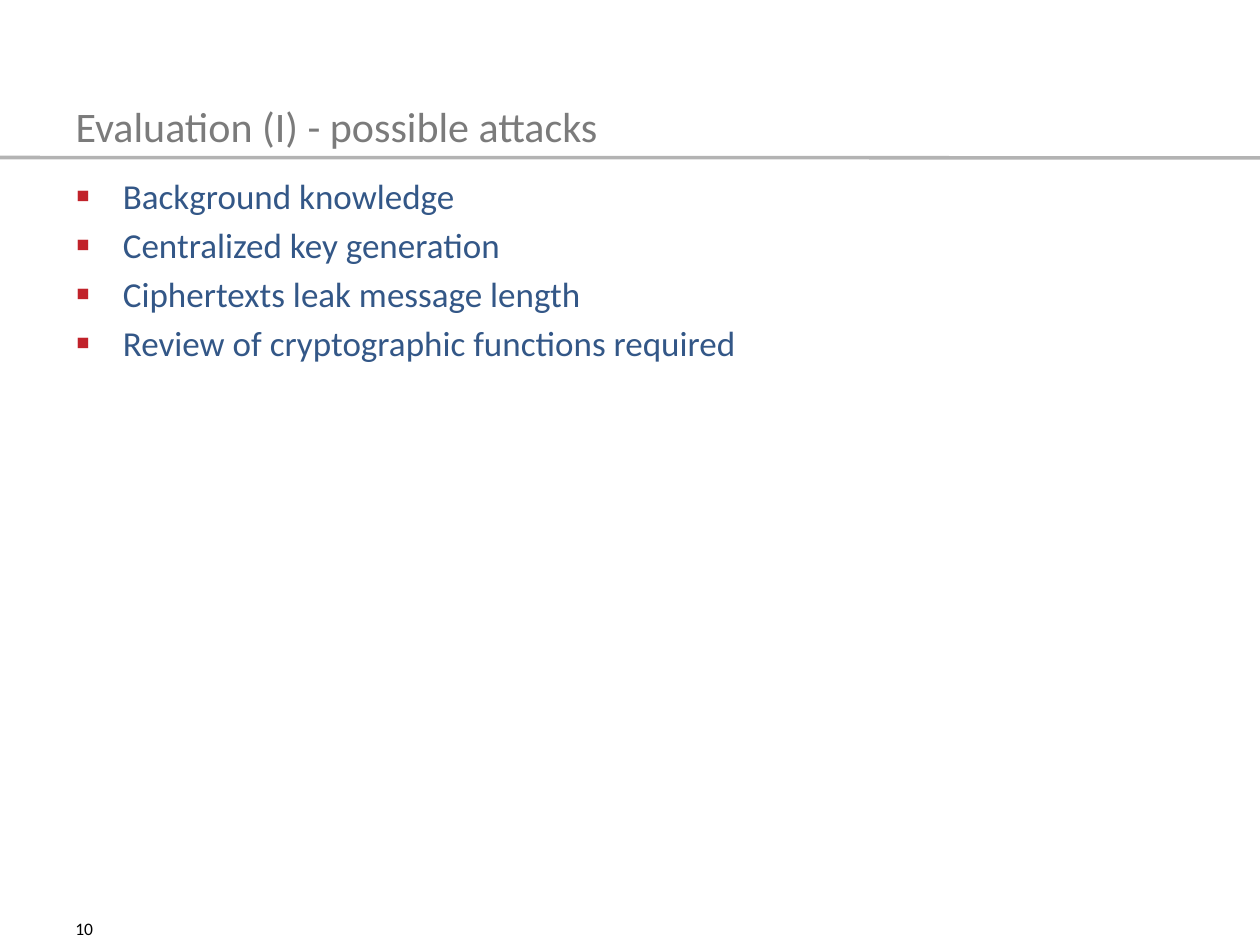
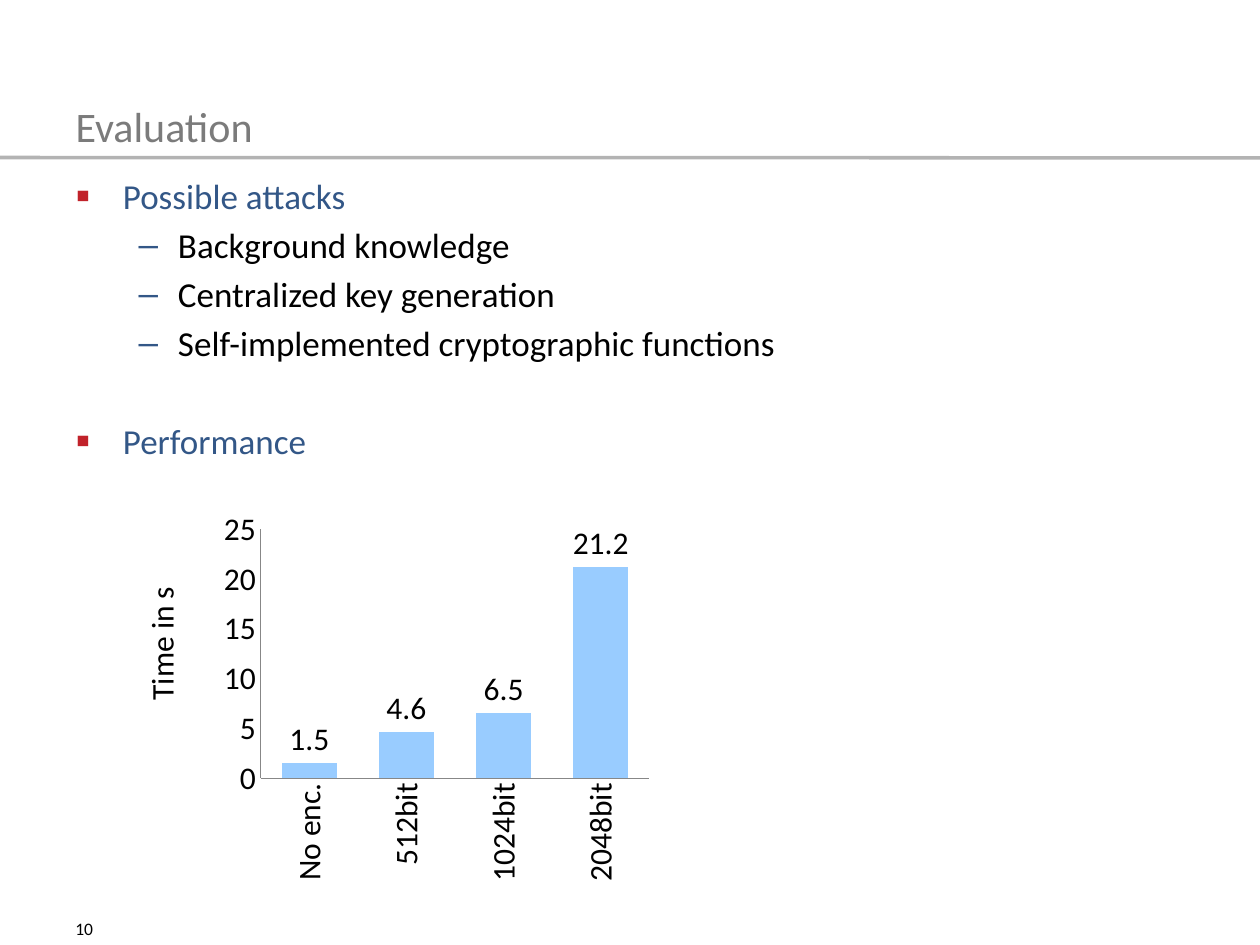
Before and after one commit to tompetersen/master-thesis, a slide deck: slide 10 of kolloquium/TemplateSlides2016.pptx. Drawn at 1260x945 pixels with LibreOffice and Linux fonts; fonts in the diff are those of the drawing. Boxes give left, top, right and bottom in pixels: in the first picture for what was removed or moved away, otherwise in the second. Text is boxed around its words. In the diff, an @@ line names an element or a change of style, - is before the commit and + after.

Commit message:
Final slide updates

```diff
--- a/kolloquium/TemplateSlides2016.pptx
+++ b/kolloquium/TemplateSlides2016.pptx
@@ title at (76, 113, 253, 142): text changed @@
-Evaluation (I) - possible attacks
+Evaluation
@@ text at (123, 184, 345, 210): paragraph added @@
+▪ Possible attacks
@@ text at (178, 233, 555, 313): text colour #335787 to #000000 in "Background knowledge", "Centralized key generation"; bullet ▪ to –; list level 1 to 2 in "Background knowledge"; bullet colour #C1222A to #335787; list level 1 to 2 in "Centralized key generation" @@
@@ text at (123, 331, 774, 455): text changed; text colour #335787 to #000000 @@
-▪ Ciphertexts leak message length
-▪ Review of cryptographic functions required
+  – Self-implemented cryptographic functions
+▪ Performance
@@ column chart added at (134, 503, 659, 890) @@
+categories: No enc., 512bit, 1024bit, 2048bit
+Series 1: 1.5, 4.6, 6.5, 21.2
```
Also in this commit, not shown: 3 other slides changed.
